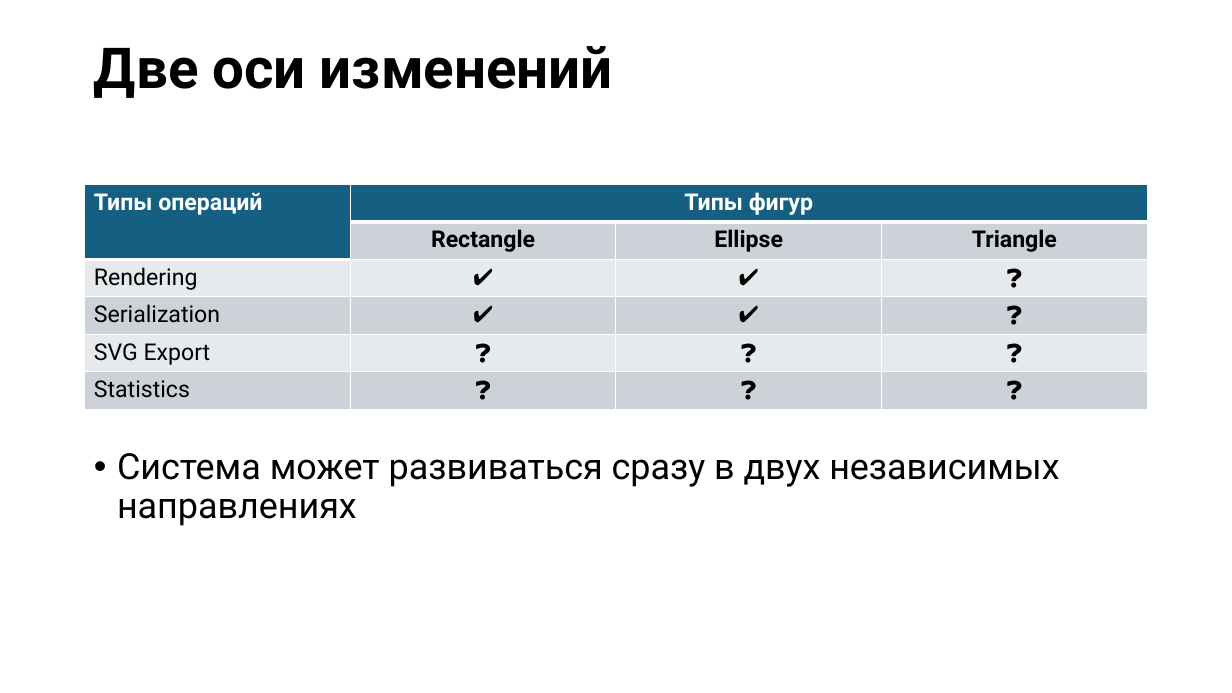
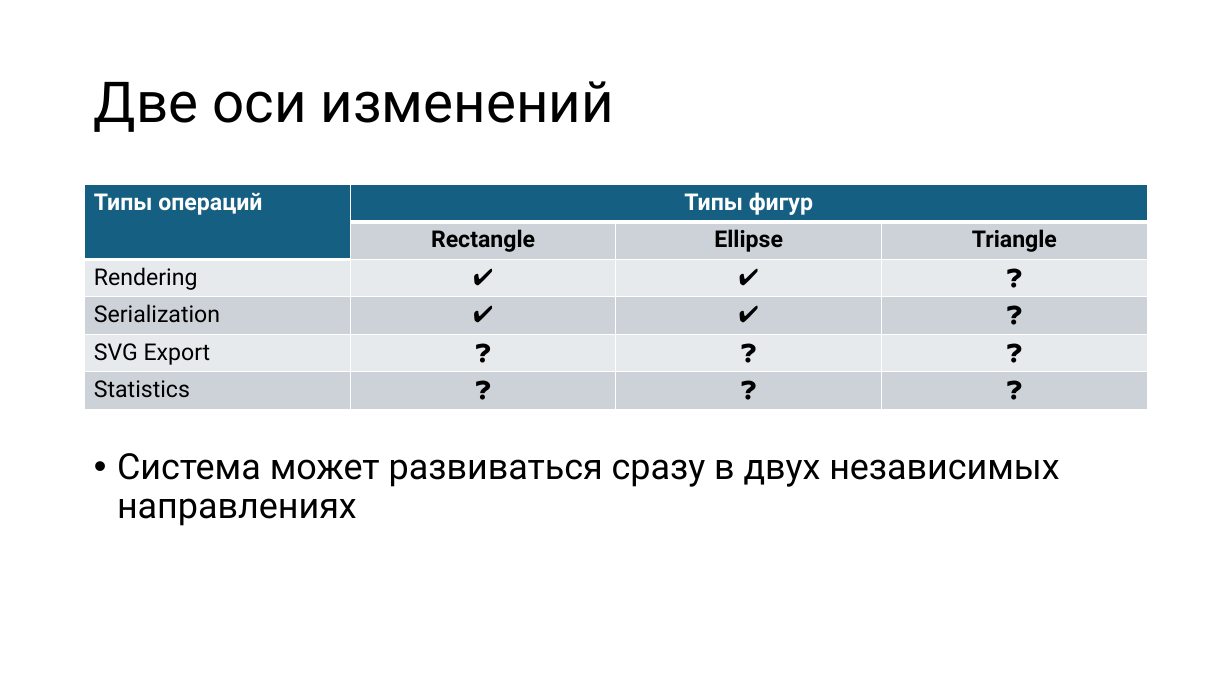
Before and after one commit to alexey-malov/ood, a slide deck: slide 12 of lectures/new/04. two-axes-of-change/04. two-axes-of-change.pptx. Drawn at 1232x693 pixels with LibreOffice and Linux fonts; fonts in the diff are those of the drawing. Boxes give left, top, right and bottom in pixels: in the first picture for what was removed or moved away, otherwise in the second. Text is boxed around its words. In the diff, an @@ line names an element or a change of style, - is before the commit and + after.

```diff
--- a/lectures/new/04. two-axes-of-change/04. two-axes-of-change.pptx
+++ b/lectures/new/04. two-axes-of-change/04. two-axes-of-change.pptx
@@ title "Две оси изменений" at box(94, 81, 614, 132): bold off @@
```
Also in this commit, not shown: 3 other files.
